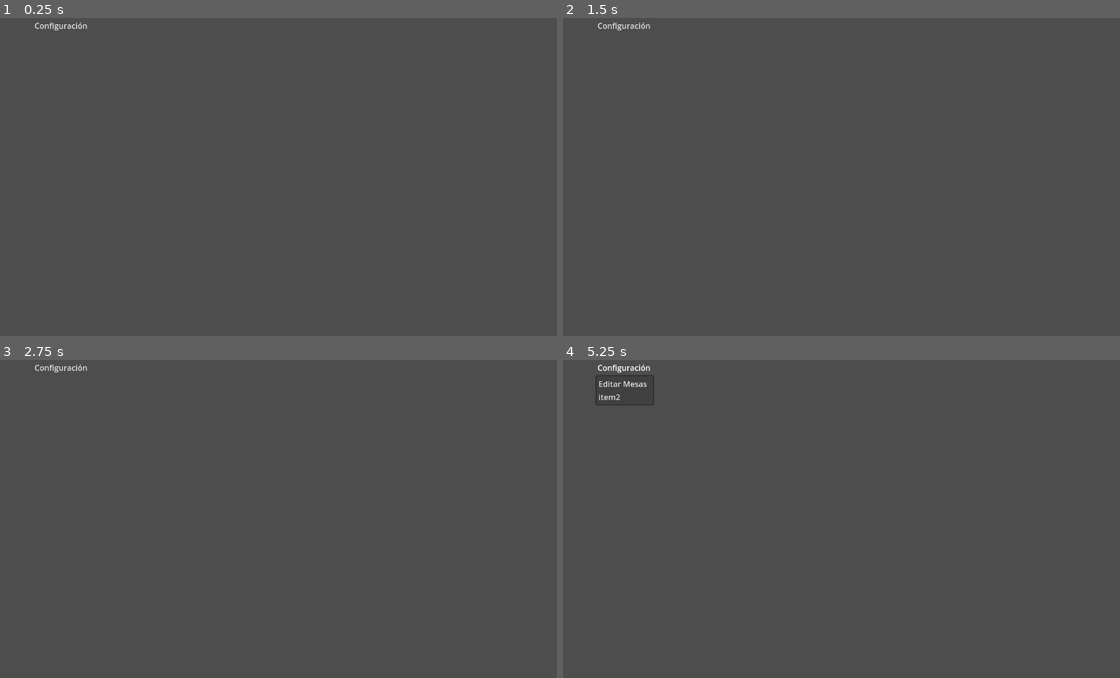
Above: before the commit, frames 1-4 (two rows, left to right).
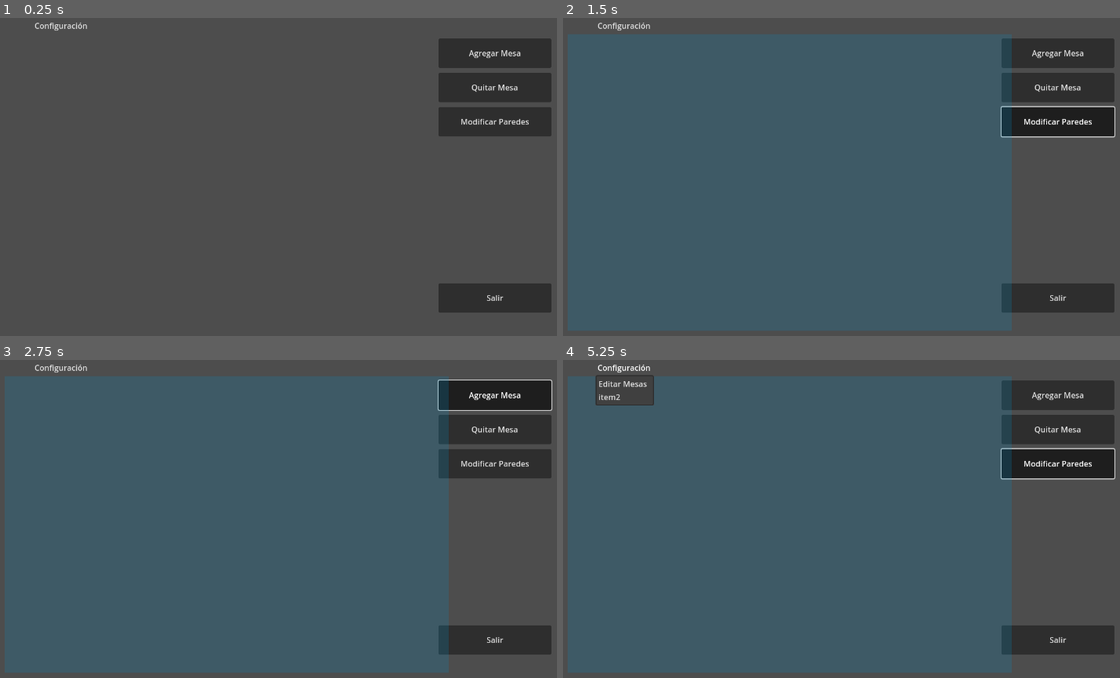
Above: after the commit, the same moments.

Repository: FaArMa/SGG-GDEng
Game: Godot game, scene res://scenes/sistema.tscn
Same seed, same stepped clock (60 frames per second), same inputs: the game is played once before the commit and once after it.
Inputs (mouse positions are in pixels of both pictures, inside the frame that each line leads up to):
- Up to frame 1 (0.25 s): no input
- Up to frame 2 (1.5 s): click (1058, 52) at 0.5 s, where only the run after the commit has a clickable "Agregar Mesa"; click (1058, 122) at 1.25 s, where only the run after the commit has a clickable "Modificar Paredes"
- Up to frame 3 (2.75 s): click (495, 394) at 2 s, where only the run after the commit has a clickable "Agregar Mesa"
- Up to frame 4 (5.25 s): click (1058, 464) at 2.75 s, where only the run after the commit has a clickable "Modificar Paredes"; click (1058, 394) at 3.5 s, where only the run after the commit has a clickable "Agregar Mesa"; click (1058, 464) at 4.25 s, where only the run after the commit has a clickable "Modificar Paredes"; click "Configuración" at 5 s

The runs differ from the first frame. In frame 1, 7.3% of the frame differs, in the area x 78-100%, y 6-93%; in frame 2, 81%, in the area x 0-100%, y 5-99%; in frame 3, 81%; in frame 4, 80%.
Error after the commit: Attempt to call function 'show' in base 'null instance' on a null instance. (res://scenes/ui/ui.gd:32)

Commit message:
Código emprolijado y purgado.
Funcionalidades menores agregadas, por ejemplo señales de botones, etc.

Diff:
--- a/SGG/EventBus.gd
+++ b/SGG/EventBus.gd
@@ -2,4 +2,4 @@
 extends Node
 
 signal tables_modified(_tables: Dictionary)
-signal tables_loaded(_tables: Dictionary)
+signal walls_modified(_walls: Array)
--- a/SGG/scenes/Single_Line_Input_Scene/single_line_input.gd
+++ b/SGG/scenes/Single_Line_Input_Scene/single_line_input.gd
@@ -1,15 +1,14 @@
 extends Control
 
 signal text_submit(text)
-signal text_discard
 
 func _on_dialog_window_close_requested():
-	emit_signal("text_discard")
 	self.queue_free()
 
 func _on_accept_button_pressed():
 	var text = $Dialog_Window/Input.text
 	text = text.strip_edges(true,true)
+	text = text.to_upper()
 	if not text == "":
 		emit_signal("text_submit", text)
 	self.queue_free()
--- a/SGG/scenes/database.gd
+++ b/SGG/scenes/database.gd
@@ -33,9 +33,9 @@
 
 # XXX Dudo que lo necesitemos, pero viene bien para asegurar que tenemos una sola instancia
 # O quizás finalizar la conexión
-func _notification(what):
-	if what == NOTIFICATION_PREDELETE:
-		print("- Destructor de Database -")
+#func _notification(what):
+#	if what == NOTIFICATION_PREDELETE:
+#		print("- Destructor de Database -")
 
 
 # Obtener la cantidad de usuarios registrados
--- a/SGG/scenes/mesa/table_scene.tscn
+++ b/SGG/scenes/mesa/table_scene.tscn
@@ -4,7 +4,7 @@
 [ext_resource type="Texture2D" uid="uid://bq8g071ssaclk" path="res://scenes/mesa/mesa_libre.png" id="2_pqcdc"]
 
 [sub_resource type="RectangleShape2D" id="RectangleShape2D_t4c4p"]
-size = Vector2(1.95703, 1.87891)
+size = Vector2(2, 2)
 
 [node name="Table_Scene" type="Node2D"]
 script = ExtResource("1_5ydq1")
@@ -12,6 +12,7 @@
 [node name="Table_Area" type="Area2D" parent="."]
 
 [node name="Table_Area_Collision" type="CollisionShape2D" parent="Table_Area"]
+position = Vector2(7.15256e-07, -7.15256e-07)
 scale = Vector2(24, 24)
 shape = SubResource("RectangleShape2D_t4c4p")
 
--- a/SGG/scenes/sistema.gd
+++ b/SGG/scenes/sistema.gd
@@ -1,30 +1,12 @@
 extends Node
 
 const MIN_WINDOW_SIZE = Vector2i(1280,720)
-var _session_state: SessionSave
-var current_table_positions: Dictionary = {}
+
 
 func _ready():
-	EventBus.connect("tables_modified", _on_tables_modified)
-	_session_state = SessionSave.new()
-	print("- Cargando Ubicación de Mesas -")
-	current_table_positions = _session_state.load_state(current_table_positions)
-	EventBus.emit_signal("tables_loaded", current_table_positions)
 	DisplayServer.window_set_min_size(MIN_WINDOW_SIZE)
 	#DisplayServer.window_get_size()
 
-func _notification(what):
-	if what == NOTIFICATION_WM_CLOSE_REQUEST:
-		_session_state = SessionSave.new()
-		_session_state.save_state(current_table_positions)
-		#	GUARDADO DE DATOS Y MESAS	#
-		print("- Cerrando Sistema -")
-		get_tree().quit()
-
-func _on_tables_modified(_tables: Dictionary):
-	_session_state = SessionSave.new()
-	current_table_positions = _tables
-	_session_state.save_state(current_table_positions)
 
 #func inicio_sesión(sesion):
 #	if sesion == dueño:
--- a/SGG/scenes/ui/ui.gd
+++ b/SGG/scenes/ui/ui.gd
@@ -4,41 +4,60 @@
 
 func _ready():
 	config_menu.connect("id_pressed", button_ID)
-	$Seating_Scene.tables_edited.connect(_on_tables_edited)
+	$Seating_Scene.connect("tables_edited", _on_tables_edited)
 
 #TODO: avisar cuando se entra en modo "edición de mesas" e impedir seleccionar mesas dentro de este modo
-# AUTOLOAD SIGNAL BUS!!!!!!
+
 
 func button_ID(id):
 	if id == 0:
-		toggle_node_visibility($Side_Menu)
-		#toggle_node_visibility($Seating_Scene)
+		$Side_Menu.show()
 
-func toggle_node_visibility(node: Node):
-	if not node.is_visible():
-		node.show()
-	else:
-		node.hide()
 
 func _on_exit_button_pressed():
-	toggle_node_visibility($Side_Menu)
+	$Side_Menu.hide()
+	$Seating_Scene/Seating_Area/Seating_Area_Background.hide()
+	$Seating_Scene/Table_Ghost.hide()
+	$Side_Menu/Add_Table.set_pressed(false)
+	$Side_Menu/Remove_Table.set_pressed(false)
+	$Side_Menu/Modify_Wall.set_pressed(false)
+	$Seating_Scene.wall_edit_mode = false;
+	$Seating_Scene.table_add_mode = false;
+	$Seating_Scene.table_remove_mode = false;
+
 
 func _on_add_table_toggled(button_pressed):
 	if button_pressed:
 		$Seating_Scene/Seating_Area/Seating_Area_Background.show()
+		$Seating_Scene/Table_Ghost.show()
 		$Seating_Scene.table_add_mode = true;
 	else:
 		$Seating_Scene/Seating_Area/Seating_Area_Background.hide()
+		$Seating_Scene/Table_Ghost.hide()
 		$Seating_Scene.table_add_mode = false;
+
 
 func _on_remove_table_toggled(button_pressed):
 	if button_pressed:
 		$Seating_Scene/Seating_Area/Seating_Area_Background.show()
+		$Seating_Scene/Table_Ghost.hide()
 		$Seating_Scene.table_remove_mode = true;
 	else:
 		$Seating_Scene/Seating_Area/Seating_Area_Background.hide()
 		$Seating_Scene.table_remove_mode = false;
 
+
+func _on_modify_wall_toggled(button_pressed):
+	if button_pressed:
+		$Seating_Scene/Seating_Area/Seating_Area_Background.show()
+		$Seating_Scene/Table_Ghost.show()
+		$Seating_Scene.wall_edit_mode = true;
+	else:
+		$Seating_Scene/Seating_Area/Seating_Area_Background.hide()
+		$Seating_Scene/Table_Ghost.hide()
+		$Seating_Scene.wall_edit_mode = false;
+
+
 func _on_tables_edited():
 	$Side_Menu/Add_Table.set_pressed(false)
 	$Side_Menu/Remove_Table.set_pressed(false)
--- a/SGG/scenes/ui/ui.tscn
+++ b/SGG/scenes/ui/ui.tscn
@@ -23,7 +23,6 @@
 popup/item_1/id = 1
 
 [node name="Side_Menu" type="VBoxContainer" parent="."]
-visible = false
 offset_left = 896.0
 offset_top = 42.0
 offset_right = 1126.0
@@ -44,7 +43,7 @@
 button_group = ExtResource("2_ygdbk")
 text = "Quitar Mesa"
 
-[node name="Modify_Table" type="Button" parent="Side_Menu"]
+[node name="Modify_Wall" type="Button" parent="Side_Menu"]
 custom_minimum_size = Vector2(0, 60)
 layout_mode = 2
 toggle_mode = true
@@ -65,4 +64,5 @@
 
 [connection signal="toggled" from="Side_Menu/Add_Table" to="." method="_on_add_table_toggled"]
 [connection signal="toggled" from="Side_Menu/Remove_Table" to="." method="_on_remove_table_toggled"]
+[connection signal="toggled" from="Side_Menu/Modify_Wall" to="." method="_on_modify_wall_toggled"]
 [connection signal="pressed" from="Side_Menu/Side_Menu_Extra/Exit_Button" to="." method="_on_exit_button_pressed"]
